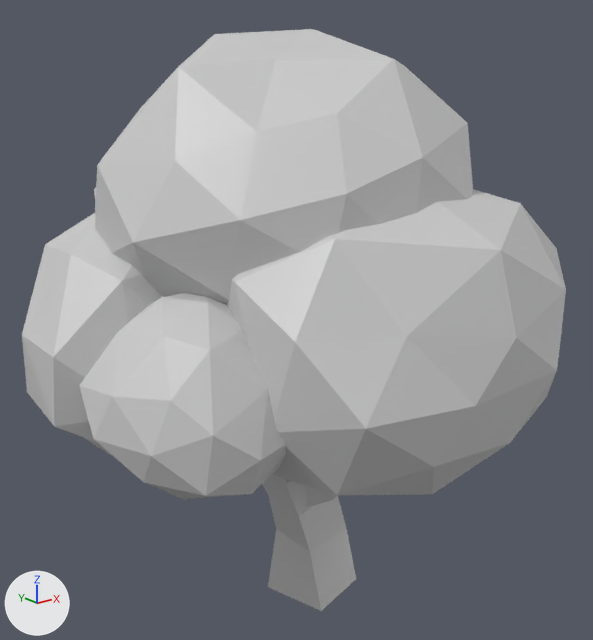
One commit to the COLLADA model SpacesheepStrike/SpacesheepStrike/art.scnassets/Trees/Tree9.dae: the scene before it, then after it.
The view is the same before and after, from a 50 mm lens placed at (-4.42, -5.27, 4.84), pointed at (-0.13, 0.09, 2.69). The lights are fixed; the arrows at lower left show +X, +Y and +Z. Where no turn or scale is listed for an object, it has been applied to the vertices.

Script lines for the objects in view, before the commit:
```python
mat_oaktreeleaf_002 = principled_material('OakTreeLeaf_002')
mat_oaktreeleaf_002.base_color = (0.604, 0.604, 0.604)  # light grey #cccccc
mat_oaktreeleaf_002.roughness = 0.45
mat_oaktreetrunk_002 = principled_material('OakTreeTrunk_002')
mat_oaktreetrunk_002.base_color = (0.604, 0.604, 0.604)  # light grey #cccccc
mat_oaktreetrunk_002.roughness = 0.45
me_oaktree3 = bpy.data.meshes.new('OakTree3')
me_oaktree3.from_pydata(...)  # 352 vertices, 676 faces; spans x -2.38..2.04, y -2.21..2.34, z 0.03..5.1
# faces by material slot: [480, 196]
me_oaktree3.materials.append(mat_oaktreeleaf_002)  # light grey #cccccc
me_oaktree3.materials.append(mat_oaktreetrunk_002)  # light grey #cccccc
ob_oaktree3 = bpy.data.objects.new('OakTree3', me_oaktree3)
ob_oaktree3.location = (0.0, 0.0, 0.0)
```
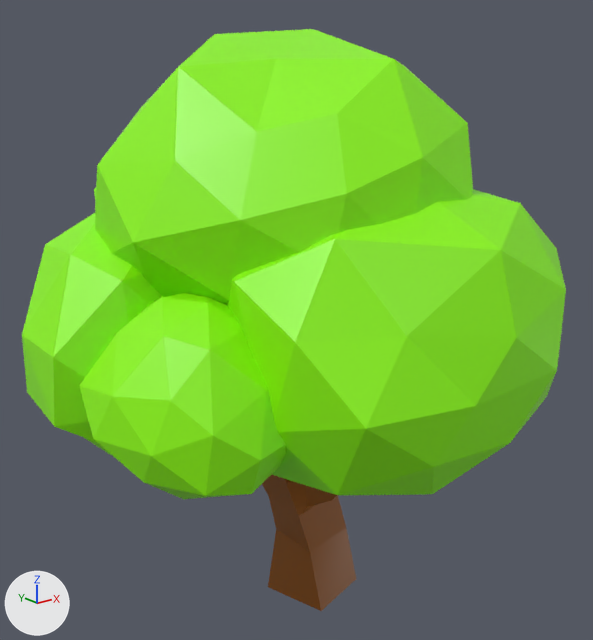
What differs and where, as boxes [x1, y1, x2, y2] in the pictures (593 x 640 px):
'OakTree3', recoloured (grey to green)
    both: [22, 29, 566, 611]

What the commit changed:
Material 'OakTreeLeaf_002' (mat_oaktreeleaf_002) changes colour from light grey #cccccc to green #8efa00; in linear values from (0.604, 0.604, 0.604) to (0.27, 0.954, 0.0).
Material 'OakTreeTrunk_002' (mat_oaktreetrunk_002) changes colour from light grey #cccccc to brown #945200; in linear values from (0.604, 0.604, 0.604) to (0.294, 0.0844, 0.0).
